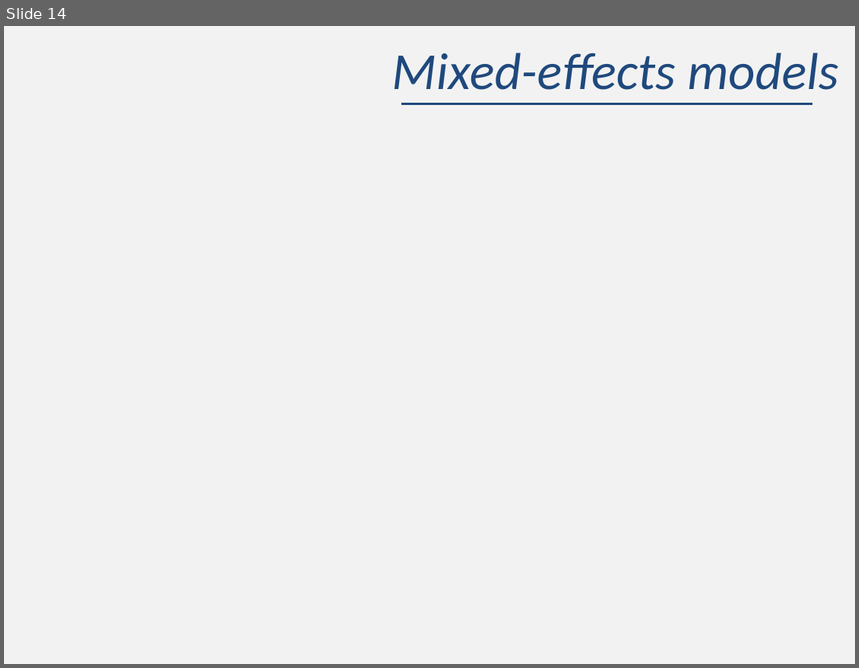
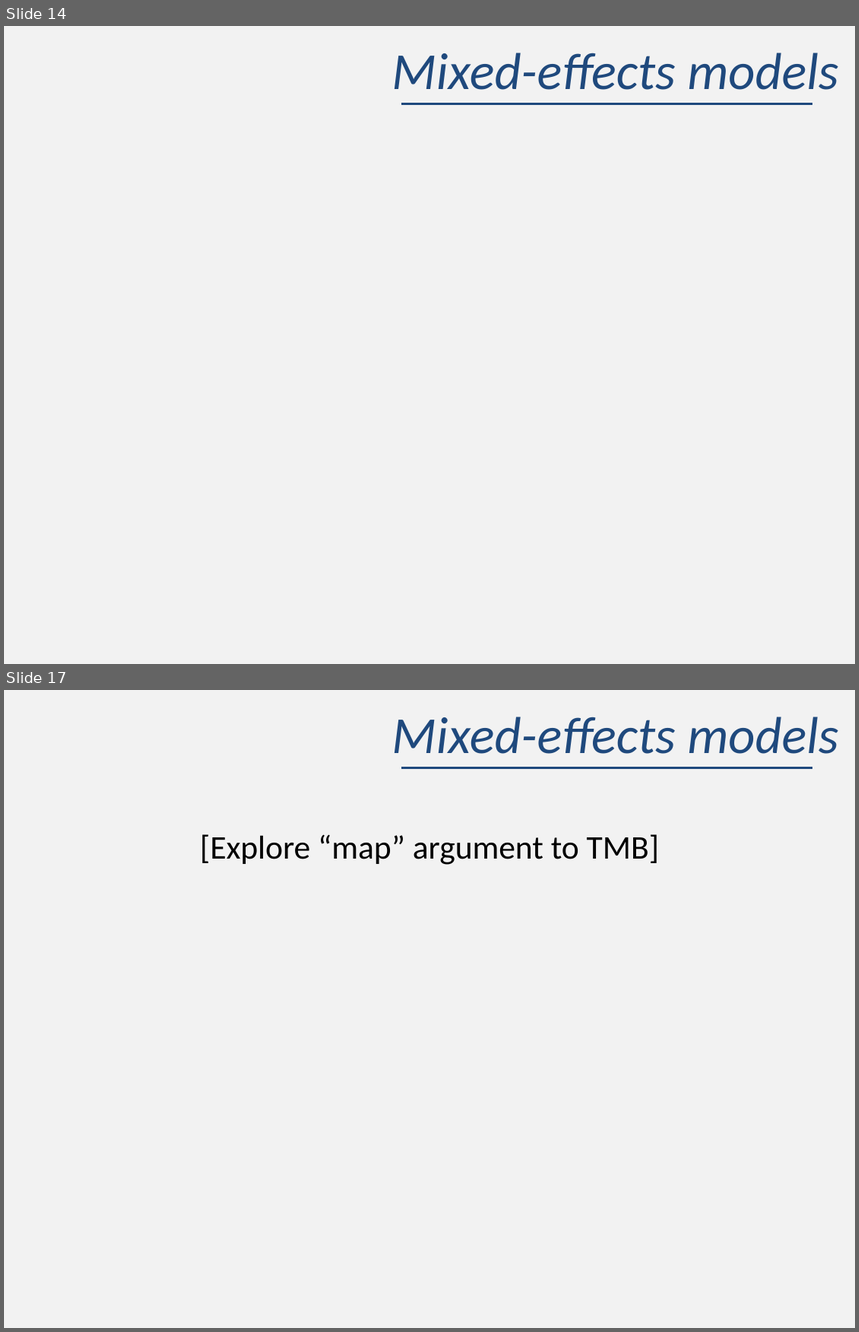
Before and after one commit to nmmarquez/2016_Spatio-temporal_models, a slide deck: Week 2 -- mixed-effects/Lab 2/Lab 2 -- Mixed-effects models.pptx. Shown one above the other, each under a label of ours: slide 14 before the commit, slides 14 and 17 after it; the slides between them are not shown. The pictures are 859x668 and 859x1332 pixels, drawn with LibreOffice and Linux fonts; fonts in the diff are those of the drawing; background and template pictures are left out. Boxes give left, top, right and bottom in pixels: in the first picture for what was removed or moved away, otherwise in the second. Text is boxed around its words. In the diff, an @@ line names an element or a change of style, - is before the commit and + after.

```diff
--- a/Week 2 -- mixed-effects/Lab 2/Lab 2 -- Mixed-effects models.pptx
+++ b/Week 2 -- mixed-effects/Lab 2/Lab 2 -- Mixed-effects models.pptx
@@ slide 17 added at [4,690,855,1328], background #F2F2F2; not listed: 1 template element that a slide beside it also shows @@
@@ title added at [392,717,838,754], 44 pt, text #1F497D, italic @@
+Mixed-effects models
@@ text added at [200,834,659,865], 28 pt, text #000000 @@
+[Explore “map” argument to TMB]
```
Also in this commit, not shown: 2 other slides added, 2 other files.
